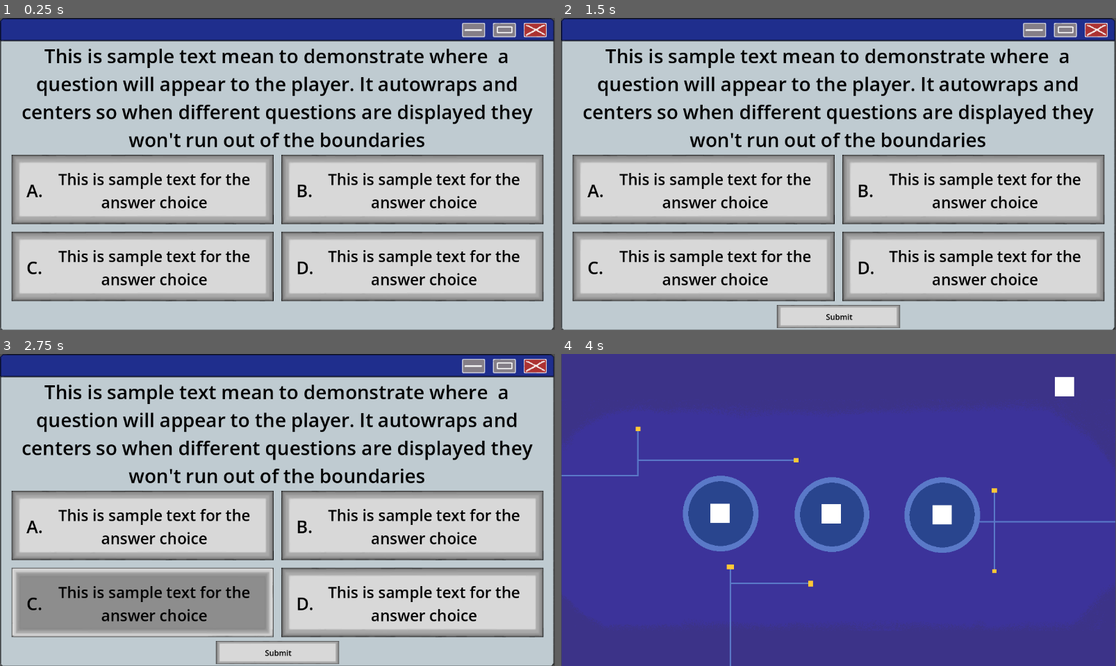
Above: before the commit, frames 1-4 (two rows, left to right).
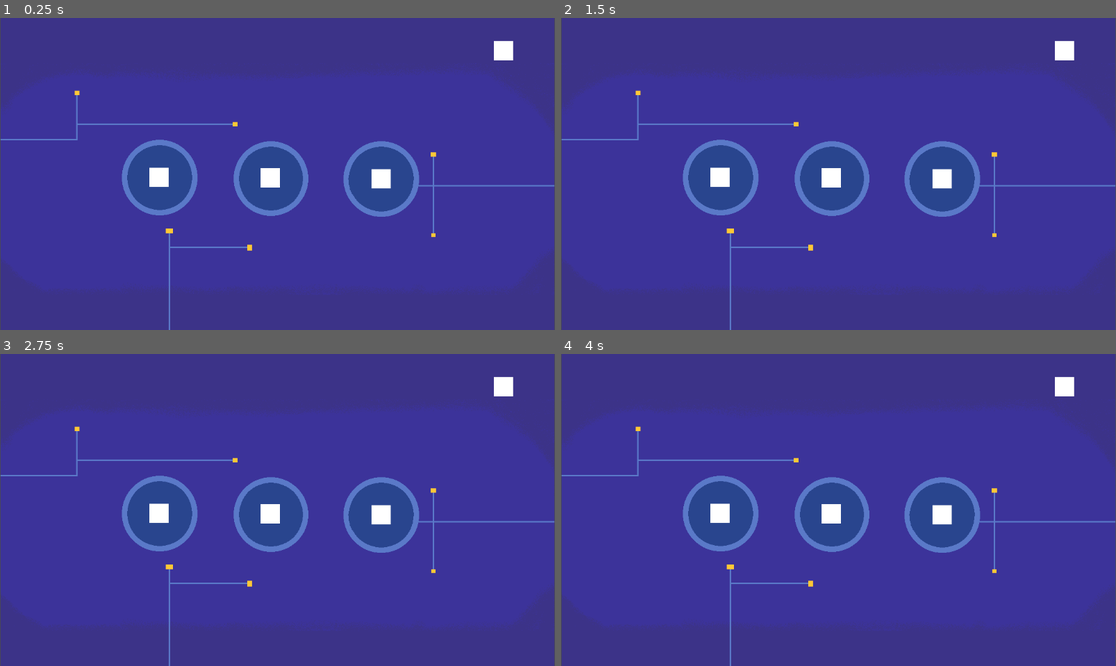
Above: after the commit, the same moments.

Repository: CalebJoines/Computer-Castle
Game: Godot game, scene res://Scenes/resource_picker.tscn
The game is run twice, just before and just after one commit, with the same random seed, the same clock (stepped at 60 frames per second) and the same inputs. Before the commit the project starts from res://Scenes/question.tscn.
Inputs (mouse positions are in pixels of both pictures, inside the frame that each line leads up to):
- Up to frame 1 (0.25 s): no input
- Up to frame 2 (1.5 s): tap Enter at 0.5 s; move the mouse to (705, 189) at 0.52 s; click (705, 189) at 0.67 s; move the mouse to (971, 189) at 1.27 s; click (971, 189) at 1.42 s
- Up to frame 3 (2.75 s): move the mouse to (144, 603) at 2.02 s; click (144, 603) at 2.17 s
- Up to frame 4 (4 s): move the mouse to (971, 603) at 2.77 s; click (971, 603) at 2.92 s; move the mouse to (838, 653) at 3.52 s; click (838, 653) at 3.67 s

The runs differ from the first frame. In frame 1, 100% of the frame differs, in the area x 0-100%, y 0-100%; in frame 2, 100%; in frame 3, 100%; in frame 4, nothing differs.

Commit message:
arbitrry change

Diff:
--- a/computer-castle-/project.godot
+++ b/computer-castle-/project.godot
@@ -11,7 +11,7 @@
 [application]
 
 config/name="Computer Castle"
-run/main_scene="uid://ggan4sqa8e3n"
+run/main_scene="uid://ch3fckar38htm"
 config/features=PackedStringArray("4.6", "Forward Plus")
 config/icon="res://icon.svg"
 
